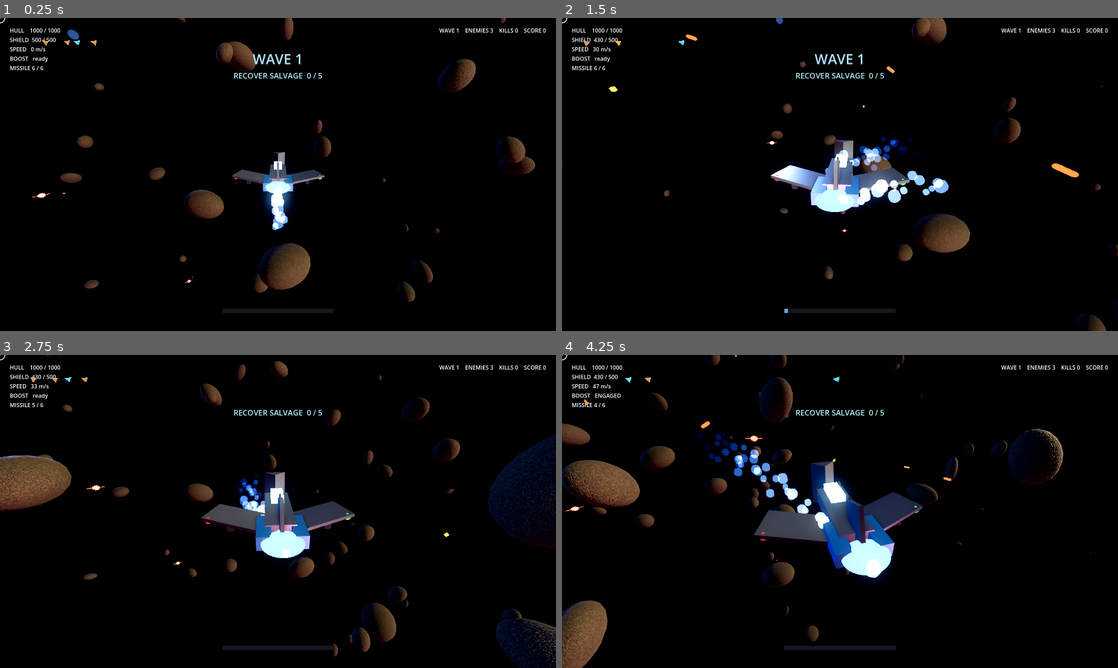
Above: before the commit, frames 1-4 (two rows, left to right).
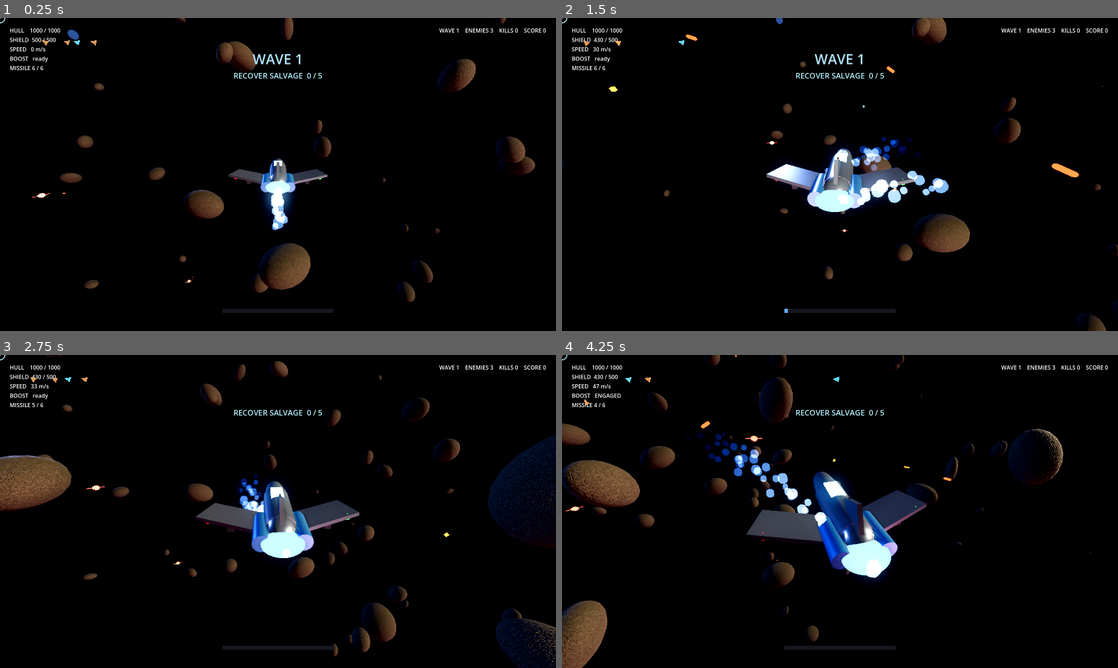
Above: after the commit, the same moments.

Repository: hassaan-v20/solar-system
Game: Godot game, scene res://scenes/raid/ghost_station_raid.tscn
Same seed, same stepped clock (60 frames per second), same inputs: the game is played once before the commit and once after it.
Inputs (mouse positions are in pixels of both pictures, inside the frame that each line leads up to):
- Up to frame 1 (0.25 s): no input
- Up to frame 2 (1.5 s): move the mouse to (867, 174) at 0.52 s; hold Shift (boost) 0.53-1.28 s; hold S (thrust_back) from 0.53 s (still down); click (867, 174) at 0.67 s; move the mouse to (812, 174) at 1.27 s; tap Space (fire) at 1.35 s
- Up to frame 3 (2.75 s): keep holding S (thrust_back); move the mouse to (289, 505) at 2.02 s; hold Right mouse button (fire_secondary) from 2.03 s (still down)
- Up to frame 4 (4.25 s): keep holding S (thrust_back); move the mouse to (834, 517) at 2.77 s; release Right mouse button (fire_secondary) at 2.78 s; tap F at 2.85 s; click (834, 517) at 2.92 s; move the mouse to (878, 514) at 3.52 s; hold Shift (boost) from 3.53 s (still down)

The runs differ from the first frame. In frame 1, 0.3% of the frame differs, in the area x 41-59%, y 42-56%; in frame 2, 1.0%; in frame 3, 1.2%; in frame 4, 2.0%, in the area x 33-66%, y 33-69%.

Commit message:
Player ship is now a modelled CSG hull (not stacked boxes)
Rebuild the Wayfarer as a single rounded CSGCombiner3D — smooth fuselage
(cylinder), elongated nose + tail caps (spheres), swept wings, tail fin, and
engine pods — so it reads as a real modelled mesh. Keeps the glowing cockpit,
nav lights, engine glow + thrust trail. Enemies remain primitive ships for now.

Verified: Godot import + headless runtime clean on 4.6.3.

Co-Authored-By: Claude Opus 4.8 (1M context) <noreply@anthropic.com>

Diff:
--- a/game/scripts/core/main.gd
+++ b/game/scripts/core/main.gd
@@ -219,23 +219,65 @@
 	accent.metallic = 0.6
 	accent.roughness = 0.4
 
-	# Fuselage.
-	var fus := BoxMesh.new()
-	fus.size = Vector3(1.0, 0.55, 3.0)
-	_part(ship, fus, Vector3(0, 0, 0.1), Vector3.ZERO, hull)
-	# Tapered nose (prism pointing forward).
-	var nose := PrismMesh.new()
-	nose.size = Vector3(1.0, 0.55, 1.8)
-	_part(ship, nose, Vector3(0, 0, -2.3), Vector3(90, 0, 0), hull)
-	# Swept wings.
-	var wing := BoxMesh.new()
-	wing.size = Vector3(2.4, 0.12, 1.3)
-	_part(ship, wing, Vector3(-1.35, 0, 0.5), Vector3(0, -18, -6), hull)
-	_part(ship, wing, Vector3(1.35, 0, 0.5), Vector3(0, 18, 6), hull)
-	# Tail fin.
-	var fin := BoxMesh.new()
-	fin.size = Vector3(0.12, 1.0, 1.0)
-	_part(ship, fin, Vector3(0, 0.55, 1.4), Vector3(-18, 0, 0), hull)
+	# Hull: a single rounded CSG body (smooth fuselage + nose + wings + tail + pods),
+	# so the ship reads as a real modelled mesh rather than stacked boxes.
+	var comb := CSGCombiner3D.new()
+	var fus := CSGCylinder3D.new()
+	fus.radius = 0.55
+	fus.height = 3.0
+	fus.sides = 18
+	fus.smooth_faces = true
+	fus.rotation_degrees = Vector3(90, 0, 0)
+	fus.material = hull
+	comb.add_child(fus)
+	var nosecap := CSGSphere3D.new()
+	nosecap.radius = 0.55
+	nosecap.radial_segments = 18
+	nosecap.rings = 9
+	nosecap.smooth_faces = true
+	nosecap.scale = Vector3(0.85, 0.85, 2.6)
+	nosecap.position = Vector3(0, 0, -2.0)
+	nosecap.material = hull
+	comb.add_child(nosecap)
+	var tailcap := CSGSphere3D.new()
+	tailcap.radius = 0.55
+	tailcap.radial_segments = 16
+	tailcap.rings = 8
+	tailcap.smooth_faces = true
+	tailcap.scale = Vector3(1.0, 1.0, 1.3)
+	tailcap.position = Vector3(0, 0, 1.4)
+	tailcap.material = hull
+	comb.add_child(tailcap)
+	var wl := CSGBox3D.new()
+	wl.size = Vector3(2.7, 0.14, 1.3)
+	wl.position = Vector3(-1.4, 0, 0.5)
+	wl.rotation_degrees = Vector3(0, -18, -6)
+	wl.material = hull
+	comb.add_child(wl)
+	var wr := CSGBox3D.new()
+	wr.size = Vector3(2.7, 0.14, 1.3)
+	wr.position = Vector3(1.4, 0, 0.5)
+	wr.rotation_degrees = Vector3(0, 18, 6)
+	wr.material = hull
+	comb.add_child(wr)
+	var finbox := CSGBox3D.new()
+	finbox.size = Vector3(0.14, 1.0, 1.0)
+	finbox.position = Vector3(0, 0.55, 1.3)
+	finbox.rotation_degrees = Vector3(-18, 0, 0)
+	finbox.material = hull
+	comb.add_child(finbox)
+	for sx in [-0.62, 0.62]:
+		var pod := CSGCylinder3D.new()
+		pod.radius = 0.28
+		pod.height = 1.6
+		pod.sides = 14
+		pod.smooth_faces = true
+		pod.rotation_degrees = Vector3(90, 0, 0)
+		pod.position = Vector3(sx, 0, 1.4)
+		pod.material = accent
+		comb.add_child(pod)
+	ship.add_child(comb)
+
 	# Cockpit canopy (glowing accent).
 	var cockpit := BoxMesh.new()
 	cockpit.size = Vector3(0.5, 0.32, 1.1)
@@ -244,12 +286,7 @@
 	cp_mat.emission_enabled = true
 	cp_mat.emission = Color(0.4, 0.8, 1.0)
 	cp_mat.emission_energy_multiplier = 2.0
-	_part(ship, cockpit, Vector3(0, 0.36, -0.7), Vector3.ZERO, cp_mat)
-	# Engine nacelles.
-	var nac := BoxMesh.new()
-	nac.size = Vector3(0.45, 0.45, 1.4)
-	_part(ship, nac, Vector3(-0.55, 0, 1.5), Vector3.ZERO, accent)
-	_part(ship, nac, Vector3(0.55, 0, 1.5), Vector3.ZERO, accent)
+	_part(ship, cockpit, Vector3(0, 0.4, -0.7), Vector3.ZERO, cp_mat)
 
 	# Detail: dark belly, dorsal antenna, under-wing hardpoints, wingtip nav lights.
 	var dark := StandardMaterial3D.new()
Not shown, changed: game/README.md
